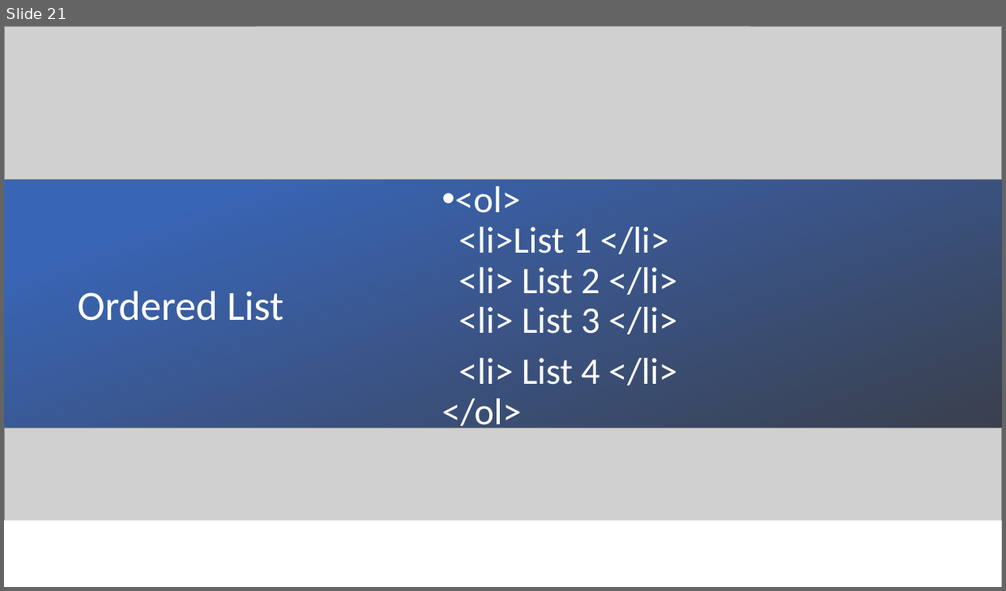
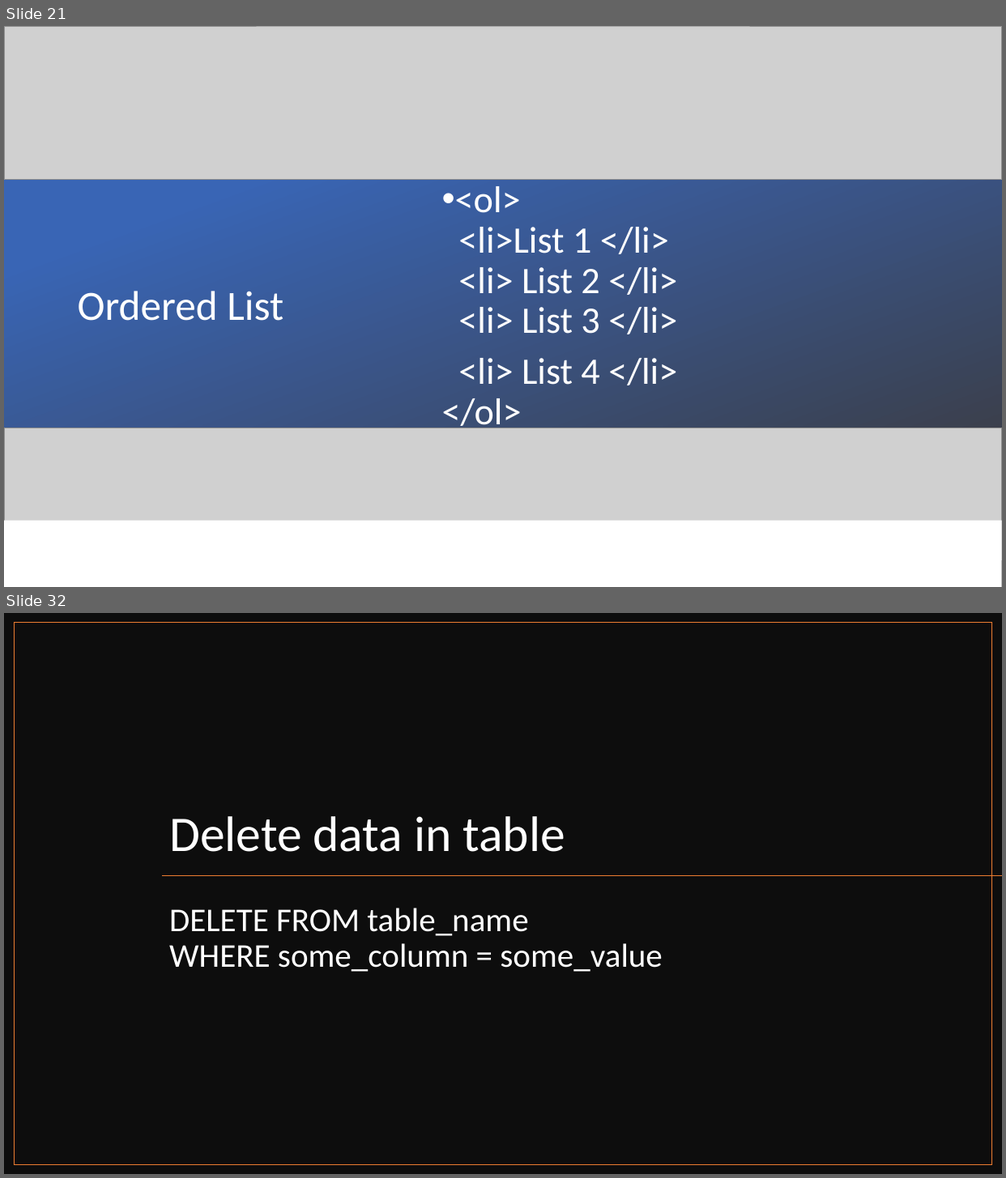
Before and after one commit to zneroravi/FullStack20, a slide deck: FullStackTraining.pptx. Shown one above the other, each under a label of ours: slide 21 before the commit, slides 21 and 32 after it; the slides between them are not shown. The pictures are 1006x591 and 1006x1178 pixels, drawn with LibreOffice and Linux fonts; fonts in the diff are those of the drawing; grey boxes stand for pictures. Boxes give left, top, right and bottom in pixels: in the first picture for what was removed or moved away, otherwise in the second. Text is boxed around its words. In the diff, an @@ line names an element or a change of style, - is before the commit and + after.

```diff
--- a/FullStackTraining.pptx
+++ b/FullStackTraining.pptx
@@ slide 32 added at [4, 613, 1002, 1174], background #FFFFFF @@
@@ rectangle added at [4, 613, 1002, 1174], fill #0D0D0D @@
@@ rectangle added at [15, 623, 992, 1165], outline #ED7D31 1 pt @@
@@ title added at [169, 816, 565, 852], 48 pt, text #FFFFFF @@
+Delete data in table
@@ line added from (1002, 875) to (162, 875), #ED7D31 1 pt @@
@@ text added at [169, 908, 662, 972], 32 pt, text #FFFFFF @@
+DELETE FROM table_name
+WHERE some_column = some_value
```
Also in this commit, not shown: 17 other slides added.
